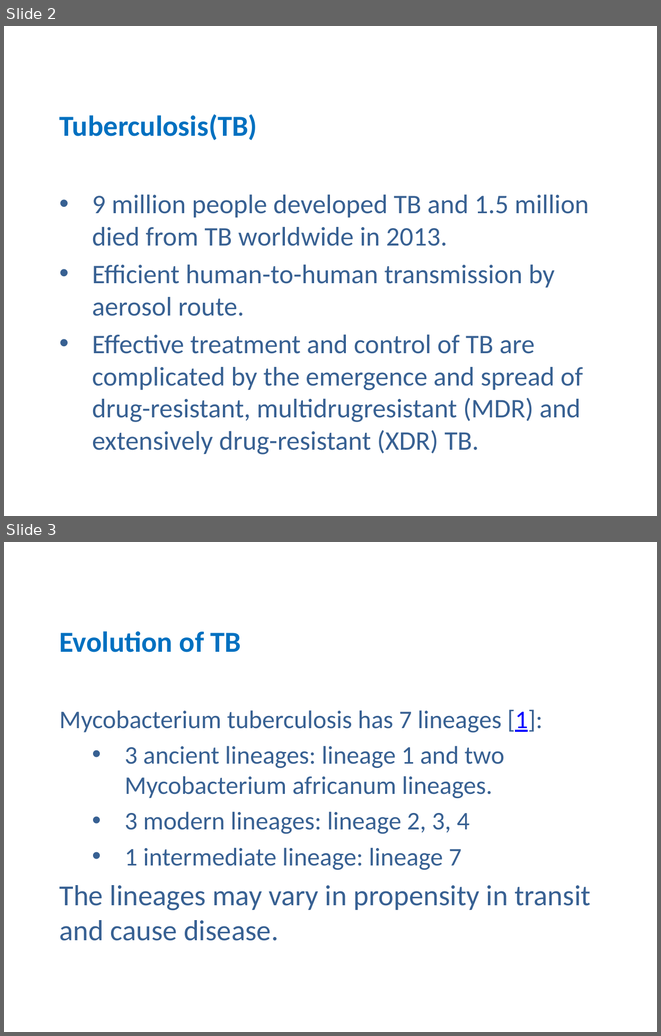
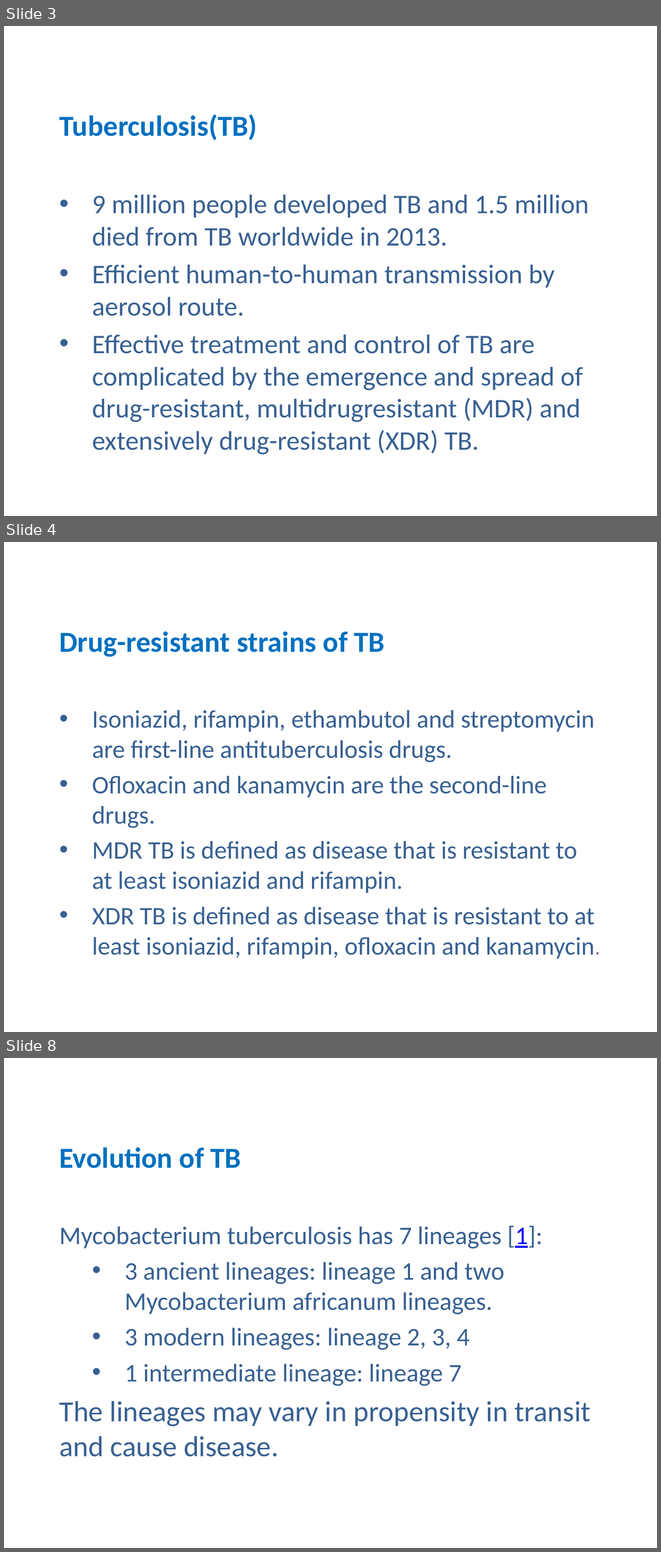
Before and after one commit to zhangfang615/Tuberculosis, a slide deck: 20160705.pptx. Shown one above the other, each under a label of ours: slides 2 and 3 before the commit, slides 3, 4 and 8 after it; the slides between them are not shown. The pictures are 661x1036 and 661x1552 pixels, drawn with LibreOffice and Linux fonts; fonts in the diff are those of the drawing. Boxes give left, top, right and bottom in pixels: in the first picture for what was removed or moved away, otherwise in the second. Text is boxed around its words. In the diff, an @@ line names an element or a change of style, - is before the commit and + after.

```diff
--- a/20160705.pptx
+++ b/20160705.pptx
@@ slide 4 added at (x1=4, y1=542, x2=657, y2=1032), background #FFFFFF @@
@@ title added at (x1=59, y1=631, x2=385, y2=657), 32 pt, text #0070C0, bold @@
+Drug-resistant strains of TB
@@ subtitle added at (x1=92, y1=710, x2=594, y2=959), 27.8 pt, text #376092 @@
+• Isoniazid, rifampin, ethambutol and streptomycin are first-line antituberculosis drugs.
+• Ofloxacin and kanamycin are the second-line drugs.
+• MDR TB is defined as disease that is resistant to at least isoniazid and rifampin.
+• XDR TB is defined as disease that is resistant to at least isoniazid, rifampin, ofloxacin and kanamycin.
@@ what was slide 2 is now slide 3 @@
@@ what was slide 3 is now slide 8 @@
```
Also in this commit, not shown: 5 slides changed, 7 other slides added.
